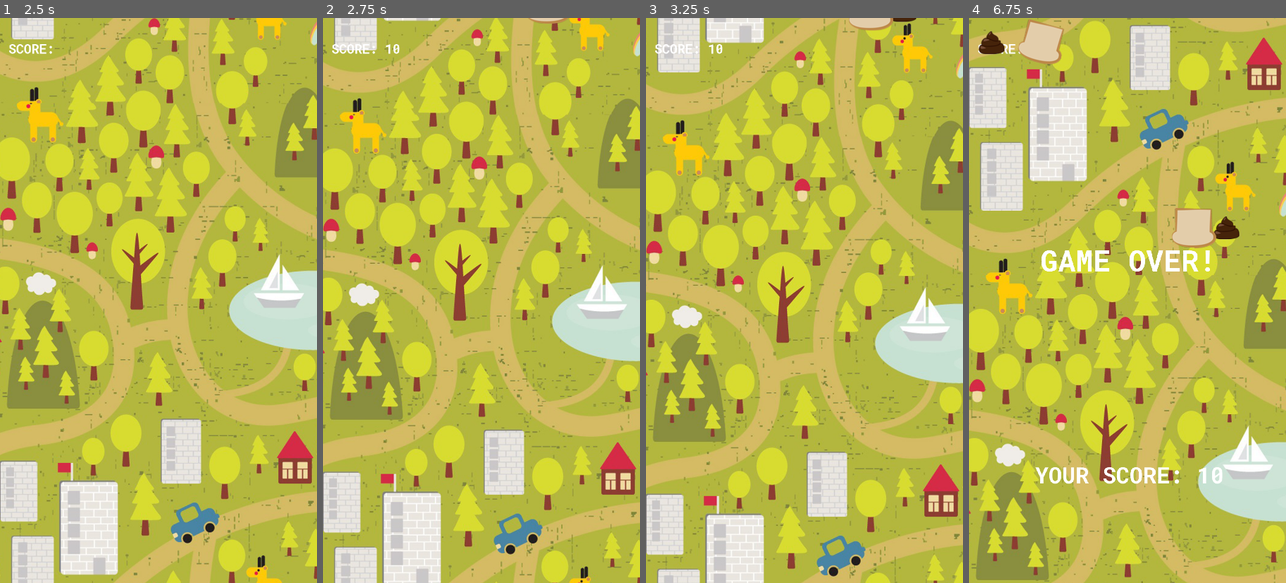
Above: before the commit, frames 1-4 (left to right).
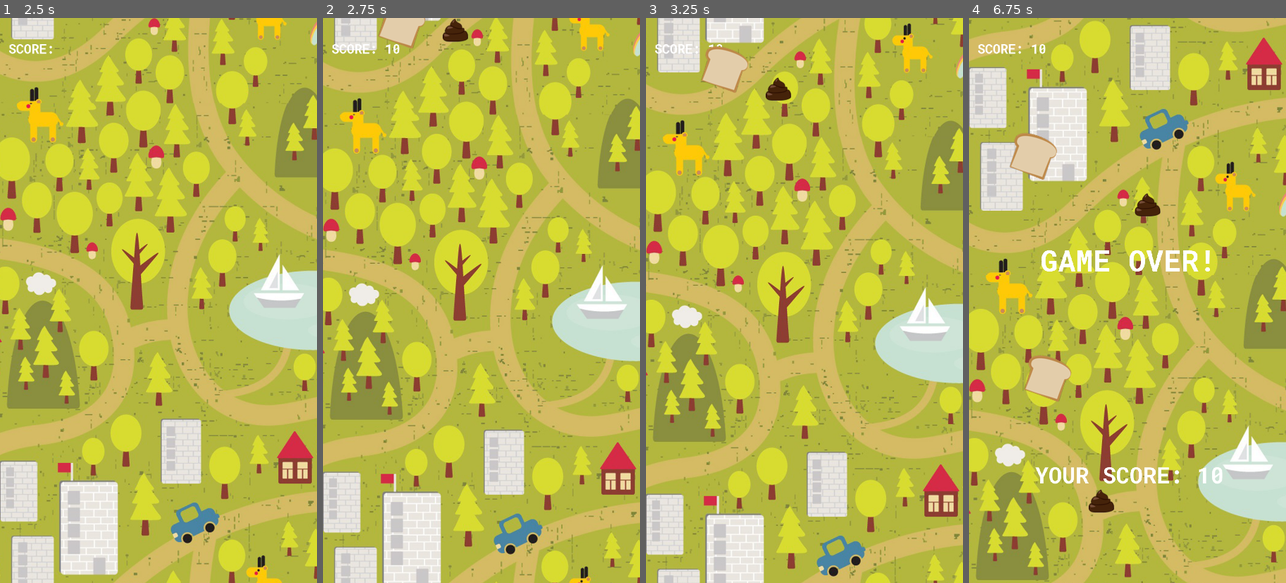
Above: after the commit, the same moments.

Repository: TeamQuest/poogeon
Game: Godot game, scene res://main/main_scene.tscn
The game is run twice, just before and just after one commit, with the same random seed, the same clock (stepped at 60 frames per second) and the same inputs.
Inputs:
- Up to frame 1 (2.5 s): tap Enter (ui_accept) at 0.5, 0.77, 1.52 s; hold Right (ui_right) 0.53-1.28 s; hold Down (ui_down) 1.28-2.03 s; hold Right (ui_right) from 2.03 s (still down)
- Up to frame 2 (2.75 s): keep holding Right (ui_right)
- Up to frame 3 (3.25 s): release Right (ui_right) at 2.78 s; hold Up (ui_up) from 2.78 s (still down); tap Enter (ui_accept) at 3.02 s
- Up to frame 4 (6.75 s): release Up (ui_up) at 3.53 s; hold Left (ui_left) 3.53-5.03 s; tap Enter (ui_accept) at 3.77, 4.52, 6.02 s; tap Escape (ui_cancel) at 4.15 s; hold Down (ui_down) 5.03-5.78 s; hold Right (ui_right) 5.78-6.53 s; hold Up (ui_up) from 6.53 s (still down)

Frame 1 is identical in both runs. In frame 2, 0.9% of the frame differs, in the area x 17-78%, y 0-6%; in frame 3, 1.4%; in frame 4, 4.2%, in the area x 3-86%, y 0-88%.

Commit message:
Add collides between ppops and breads

Diff:
--- a/main/bread.gd
+++ b/main/bread.gd
@@ -1,9 +1,6 @@
-extends RigidBody2D
+extends KinematicBody2D
 
-var velocity = Vector2( 200.0, 0.0 )
-
-var durability = 1
-var points  = 10
+var speed = Vector2(0, 300)
 
 # Called when the node enters the scene tree for the first time.
 func _ready():
@@ -14,4 +11,4 @@
 	if globals.game_running == false and get_position().y > 1920:
 		get_node(".").queue_free()
 	else:
-		velocity = velocity.normalized() * 20
+		move_and_collide(speed * delta)
--- a/main/bread_scene.tscn
+++ b/main/bread_scene.tscn
@@ -9,11 +9,11 @@
 
 [node name="Node2D" type="Node2D"]
 
-[node name="RigidBody2D" type="RigidBody2D" parent="."]
+[node name="bread" type="KinematicBody2D" parent="."]
 script = ExtResource( 1 )
 
-[node name="bread_sprite" type="Sprite" parent="RigidBody2D"]
+[node name="bread_sprite" type="Sprite" parent="bread"]
 texture = ExtResource( 2 )
 
-[node name="CollisionShape2D" type="CollisionShape2D" parent="RigidBody2D"]
+[node name="CollisionShape2D" type="CollisionShape2D" parent="bread"]
 shape = SubResource( 1 )
--- a/main/main_scene.gd
+++ b/main/main_scene.gd
@@ -19,7 +19,7 @@
 			get_node("menu_scene").visible = false
 
 	else:
-		if Input.is_action_pressed("ui_cancel"):
+		if Input.is_action_pressed("ui_cancel") or globals.pigeon_life == 0:
 			globals.game_running = false
 			get_node("background_scene/ParallaxBackground/ParallaxLayer/background_sprite").visible = false
 			get_node("pigeon_scene/pigeon").visible = false
--- a/main/pigeon.gd
+++ b/main/pigeon.gd
@@ -8,6 +8,9 @@
 #var pigeon_y = get_node("pigeon/sprite_pigeon").get_texture().get_size().y
 var pigeon_x = 100
 var pigeon_y = 50
+
+var poop = preload("res://main/poop_scene.tscn")
+var bread = preload("res://main/bread_scene.tscn")
 
 var projectResolution = Vector2(ProjectSettings.get_setting("display/window/size/width"), ProjectSettings.get_setting("display/window/size/height"))
 
@@ -31,10 +34,18 @@
 		else:
 			kin_speed.x = lerp(kin_speed.x, 0 , .03)
 			kin_speed.y = lerp(kin_speed.y, 0 , .03)
-		var collide = move_and_collide(kin_speed * delta)
+		var collision = move_and_collide(kin_speed * delta)
 
-		if collide:
-			print("jeblo")
+		if collision:
+			var collider = collision.get_collider() as KinematicBody2D
+
+			if collider.name == "poop":
+				globals.pigeon_life -= 1
+			if collider.name == "bread":
+				globals.score += 100
+
+			collider.queue_free()
+
 #		if(get_position().x < pigeon_x):
 #			kin_speed.x = 0
 ##			move_and_slide(Vector2(pigeon_x, get_position().y))
--- a/main/poop.gd
+++ b/main/poop.gd
@@ -1,9 +1,6 @@
-extends RigidBody2D
+extends KinematicBody2D
 
-var velocity = Vector2( 100.0, 0.0 )
-
-var durability = 1
-var points  = 10
+var speed = Vector2(0, 400)
 
 # Called when the node enters the scene tree for the first time.
 func _ready():
@@ -13,4 +10,4 @@
 	if globals.game_running == false and get_position().y > 1920:
 		get_node(".").queue_free()
 	else:
-		velocity = velocity.normalized() * 10
+		move_and_collide(speed * delta)
--- a/main/poop_scene.tscn
+++ b/main/poop_scene.tscn
@@ -8,11 +8,11 @@
 
 [node name="poop" type="Node2D"]
 
-[node name="RigidBody2D" type="RigidBody2D" parent="."]
+[node name="poop" type="KinematicBody2D" parent="."]
 script = ExtResource( 1 )
 
-[node name="poop_sprite" type="Sprite" parent="RigidBody2D"]
+[node name="poop_sprite" type="Sprite" parent="poop"]
 texture = ExtResource( 2 )
 
-[node name="CollisionShape2D" type="CollisionShape2D" parent="RigidBody2D"]
+[node name="CollisionShape2D" type="CollisionShape2D" parent="poop"]
 shape = SubResource( 1 )
